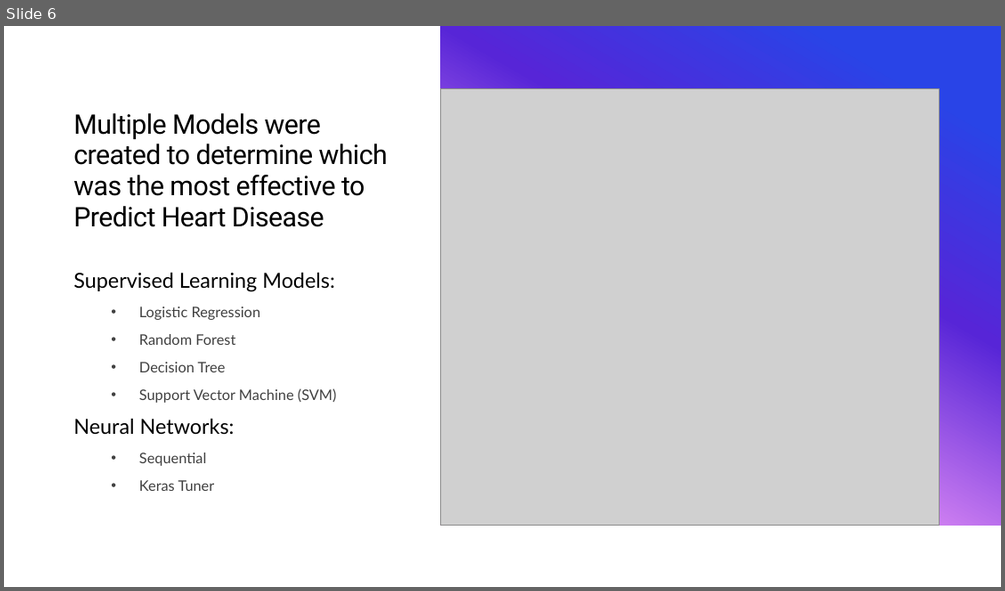
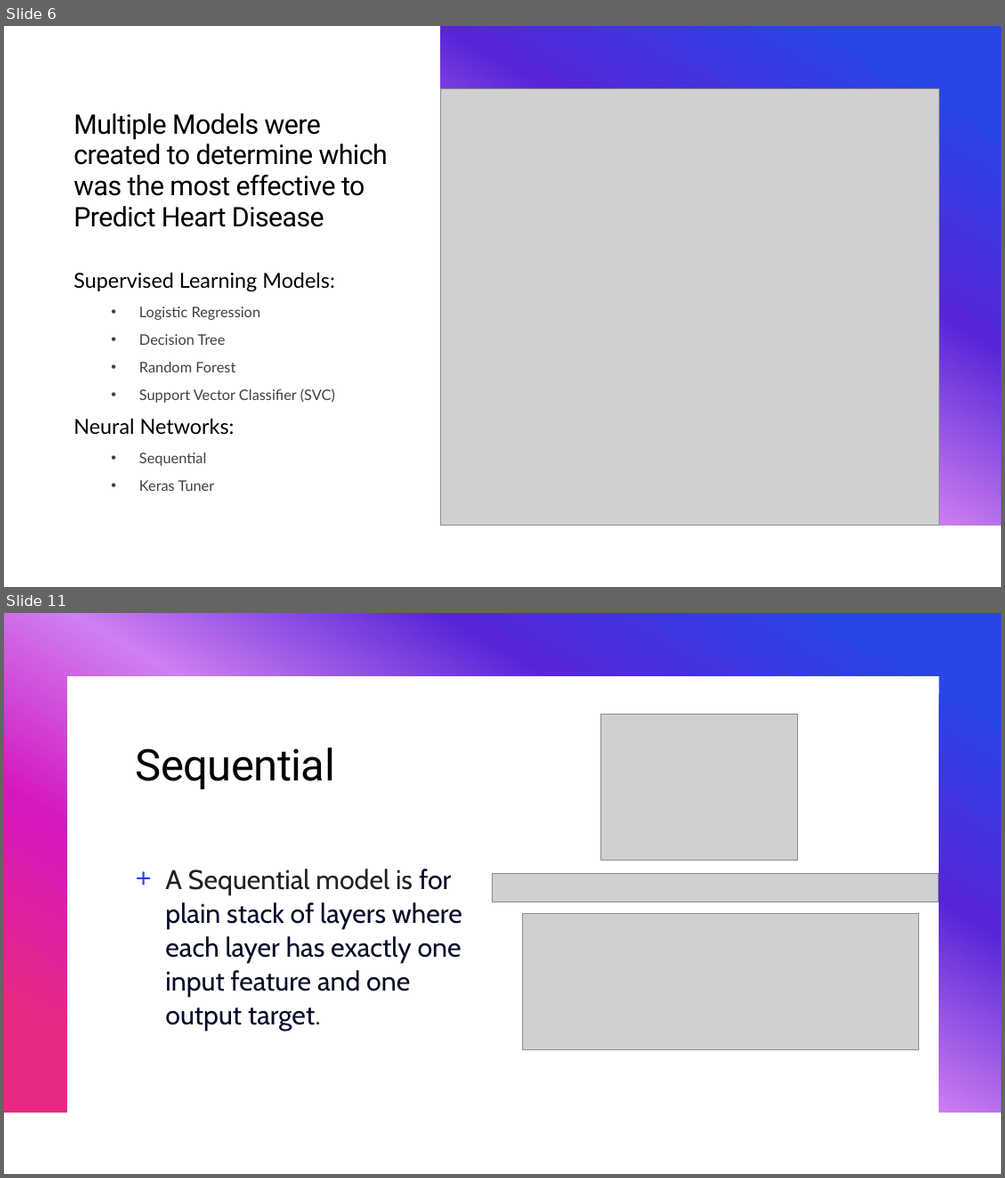
Before and after one commit to b-wild/Heart_Desiease, a slide deck: heart disease heart presentation.pptx. Shown one above the other, each under a label of ours: slide 6 before the commit, slides 6 and 11 after it; the slides between them are not shown. The pictures are 1005x591 and 1005x1178 pixels, drawn with LibreOffice and Linux fonts; fonts in the diff are those of the drawing; grey boxes stand for pictures. Boxes give left, top, right and bottom in pixels: in the first picture for what was removed or moved away, otherwise in the second. Text is boxed around its words. In the diff, an @@ line names an element or a change of style, - is before the commit and + after.

Commit message:
finished up metrics on all models and pp presentation

```diff
--- a/heart disease heart presentation.pptx
+++ b/heart disease heart presentation.pptx
@@ slide 11 added at <box>4,613,1001,1174</box>, background #FFFFFF; not listed: 1 template element that a slide beside it also shows @@
@@ picture added at <box>600,714,797,860</box> @@
@@ title added at <box>136,747,335,789</box>, 42 pt, text #000000 @@
+Sequential
@@ text added at <box>165,868,462,1031</box>, 26 pt, text #040C28 @@
++ A Sequential model is for plain stack of layers where each layer has exactly one input feature and one output target.
@@ picture added at <box>492,873,938,901</box> @@
@@ picture added at <box>522,914,919,1050</box> @@
@@ slide 6 changed as well @@
@@ text at <box>139,334,226,345</box>: paragraph added @@
+  • Decision Tree
@@ text at <box>139,388,335,402</box>: text changed @@
-  • Decision Tree
-  • Support Vector Machine (SVM)
+  • Support Vector Classifier (SVC)
```
Also in this commit, not shown: 5 other slides changed, 7 other slides added, 6 slides removed, 9 other files.
